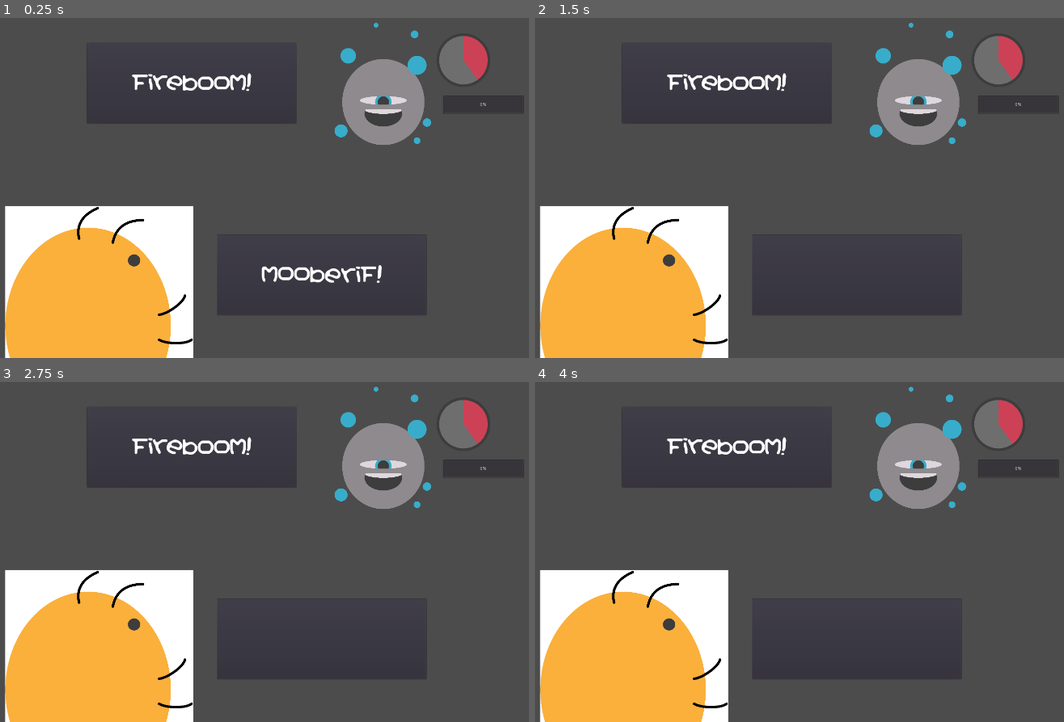
Above: before the commit, frames 1-4 (two rows, left to right).
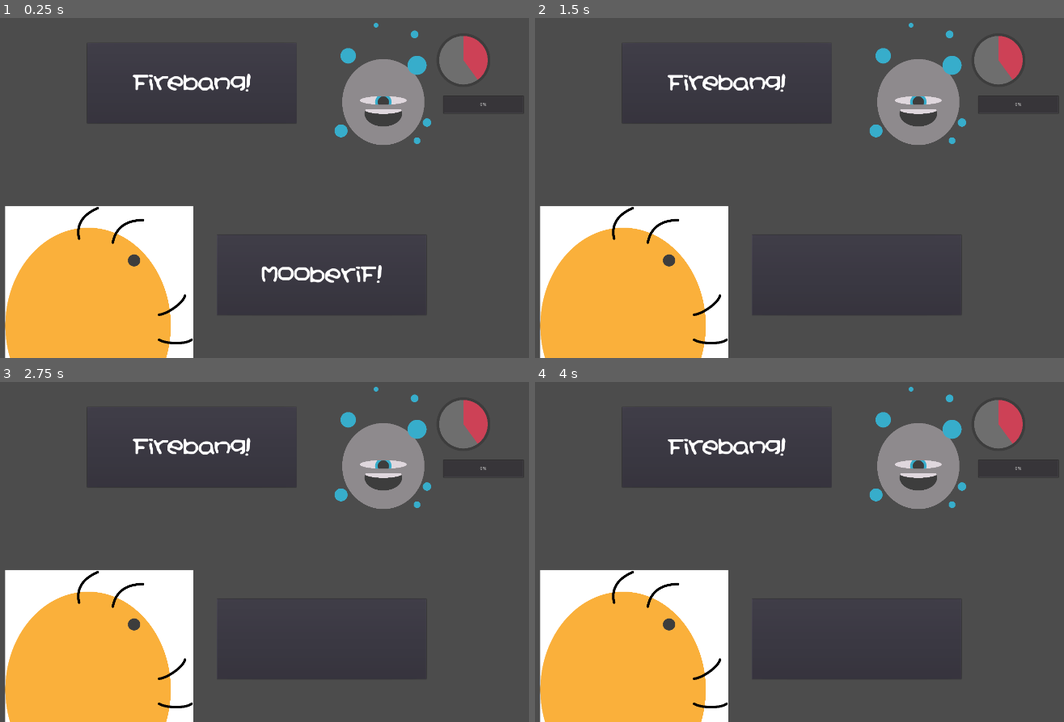
Above: after the commit, the same moments.

Repository: Tzeryushi/Dispelling-Bee
Game: Godot game, scene res://Main.tscn
Same seed, same stepped clock (60 frames per second), same inputs: the game is played once before the commit and once after it. Before the commit the project has no main scene; this scene is started directly in both runs.
Inputs:
- Up to frame 1 (0.25 s): no input
- Up to frame 2 (1.5 s): tap Enter (ui_accept) at 0.5 s; hold Enter (ui_accept) 0.53-1.28 s; tap Backspace at 1.35 s
- Up to frame 3 (2.75 s): tap Enter (ui_accept) at 1.52, 1.55, 1.82 s; hold Enter (ui_accept) from 2.03 s (still down)
- Up to frame 4 (4 s): release Enter (ui_accept) at 2.78 s; tap Backspace at 2.85 s; tap Enter (ui_accept) at 3.02, 3.05, 3.32 s; hold Enter (ui_accept) from 3.53 s (still down)

The runs differ from the first frame. In frame 1, 0.4% of the frame differs, in the area x 24-48%, y 16-22%; in frame 2, 0.4%; in frame 3, 0.4%; in frame 4, 0.4%.

Commit message:
Spell loading and conf
Added rudimentary dispelling and the loading of enemy spells. Behavior for enemies is not in yet. This will require changes to both the Combat and base Enemy scripts in the future.

Diff:
--- a/combat/Combat.gd
+++ b/combat/Combat.gd
@@ -6,19 +6,28 @@
 #Ends encounter and sends a signal containing changes to player
 
 #MAJOR TODO: Handle keyboard input for dispelling!
+#Idea: Delegate tasks?
 
 onready var player_spell_box = $GUI/PSContainer/PSpellText
 onready var enemy_spell_box = $GUI/ESContainer/ESpellText
+onready var enemy_spells = $Enemy/EnemySpells #TEMPORARY! will pull from enemy after behavior is made
+
+var next_spell_count = 0 #TEMPORARY! Behavior will be coded later
+var current_enemy_spell = ""
 
 var player_spell = ""
 #TODO: pass reformatted enemy spell (with punct. rules and reverse)
 
-var player_text_tags = "[wave]"
+var player_text_tags = "[center][wave]"
 
+signal dispelled()
+
+func _ready():
+	next_spell()
 
 #handle the keyboard input. Subject to change. Restrict keys with hash?
-func _unhandled_key_input(event) -> void:
-	if not event.is_pressed():
+func _unhandled_input(event) -> void:
+	if event is InputEventKey and event.is_pressed():
 		if player_spell != null and not player_spell.empty() and event.scancode == KEY_BACKSPACE:
 			player_spell.erase(player_spell.length() - 1, 1)
 		else:
@@ -26,5 +35,30 @@
 			player_spell = player_spell + key_typed
 		if player_spell != null:
 			player_spell_box.bbcode_text = player_text_tags + player_spell
+		if event.is_action_pressed("ui_accept"):
+			spell(player_spell)
+		#handle spell cast - should send a signal to player node? depends.
+		#TODO: handle spell/dispell based on player spell list
 
-		#handle spell cast - should send a signal to player node? depends.
+func next_spell() -> void:
+	#in the future, this will run a method from the enemy, which will determine the next spell based on individual factors.
+	if range(enemy_spells.list.size()).has(next_spell_count):
+		enemy_spell_box.bbcode_text = "[center]"+enemy_spells.list[next_spell_count]["Text"]
+	else:
+		next_spell_count = 0
+		if range(enemy_spells.list.size()).has(next_spell_count):
+			#bad! array is not set in enemy spells.
+			print("Empty array in enemy spell list. Whoopsie.")
+		enemy_spell_box.bbcode_text = "[center]"+enemy_spells.list[next_spell_count]["Text"]
+	current_enemy_spell = enemy_spells.list[next_spell_count]
+	next_spell_count += 1
+
+#spell takes an input and formats it accordingly against the currently loaded enemy spell, and compares
+#update in the future to compare against loaded player spells!
+func spell(input:String) -> void:
+	var e_spell = current_enemy_spell["Solve"]
+	var p_spell = input.to_lower()
+	if p_spell == e_spell:
+		next_spell()
+	player_spell = ""
+	player_spell_box.bbcode_text = player_text_tags + player_spell
--- a/combat/Enemy.tscn
+++ b/combat/Enemy.tscn
@@ -1,8 +1,9 @@
-[gd_scene load_steps=4 format=2]
+[gd_scene load_steps=5 format=2]
 
 [ext_resource path="res://characters/BaseEnemy.png" type="Texture" id=1]
 [ext_resource path="res://combat/Enemy.gd" type="Script" id=2]
 [ext_resource path="res://combat/EnemyStats.gd" type="Script" id=3]
+[ext_resource path="res://combat/EnemySpells.gd" type="Script" id=4]
 
 [node name="Enemy" type="Node2D"]
 script = ExtResource( 2 )
@@ -11,6 +12,7 @@
 script = ExtResource( 3 )
 
 [node name="EnemySpells" type="Node" parent="."]
+script = ExtResource( 4 )
 
 [node name="Sprite" type="Node2D" parent="."]
 
--- /dev/null
+++ b/combat/EnemySpells.gd
@@ -0,0 +1,8 @@
+extends Node
+
+var list = []
+
+func _ready() -> void:
+	list.append({"Text":"[shake]Firebang!", "Solve":"gnaberif!", "Damage":1, "Drain":1, "Speed":15})
+	list.append({"Text":"[shake][wave]Fireboom!", "Solve":"mooberif!", "Damage":1, "Drain":1, "Speed":15})
+	list.append({"Text":"[rainbow]Big Ball o' Flame!", "Solve":"emalf o' llab gib!", "Damage":2, "Drain":2, "Speed":20})
--- a/project.godot
+++ b/project.godot
@@ -11,12 +11,23 @@
 [application]
 
 config/name="Dispelling Bee"
+run/main_scene="res://Main.tscn"
 config/icon="res://icon.png"
 
 [display]
 
 window/size/width=1920
 window/size/height=1080
+
+[input]
+
+ui_accept={
+"deadzone": 0.5,
+"events": [ Object(InputEventKey,"resource_local_to_scene":false,"resource_name":"","device":0,"alt":false,"shift":false,"control":false,"meta":false,"command":false,"pressed":false,"scancode":16777221,"physical_scancode":0,"unicode":0,"echo":false,"script":null)
+, Object(InputEventKey,"resource_local_to_scene":false,"resource_name":"","device":0,"alt":false,"shift":false,"control":false,"meta":false,"command":false,"pressed":false,"scancode":16777222,"physical_scancode":0,"unicode":0,"echo":false,"script":null)
+, Object(InputEventJoypadButton,"resource_local_to_scene":false,"resource_name":"","device":0,"button_index":0,"pressure":0.0,"pressed":false,"script":null)
+ ]
+}
 
 [physics]
 
